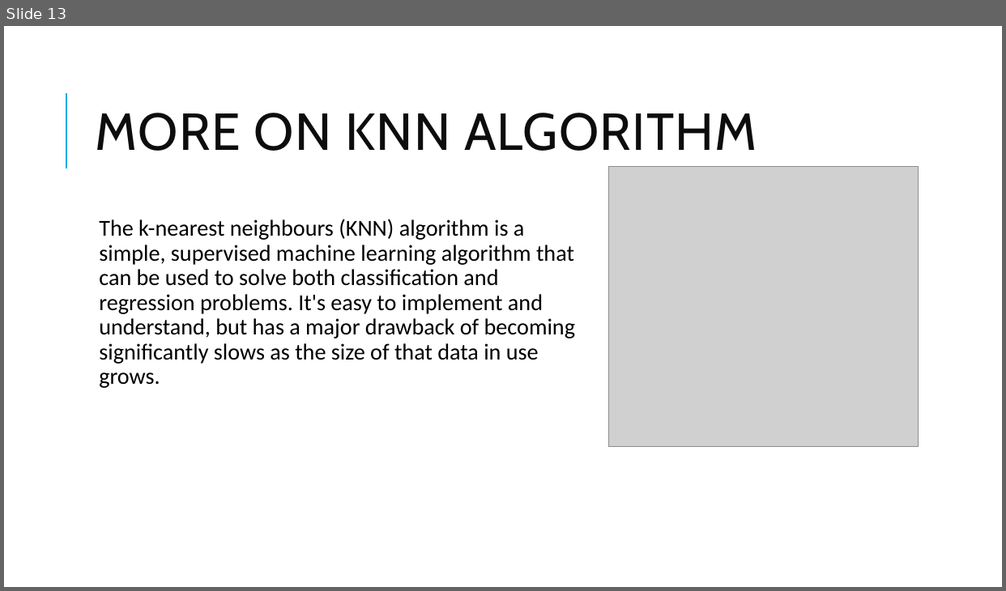
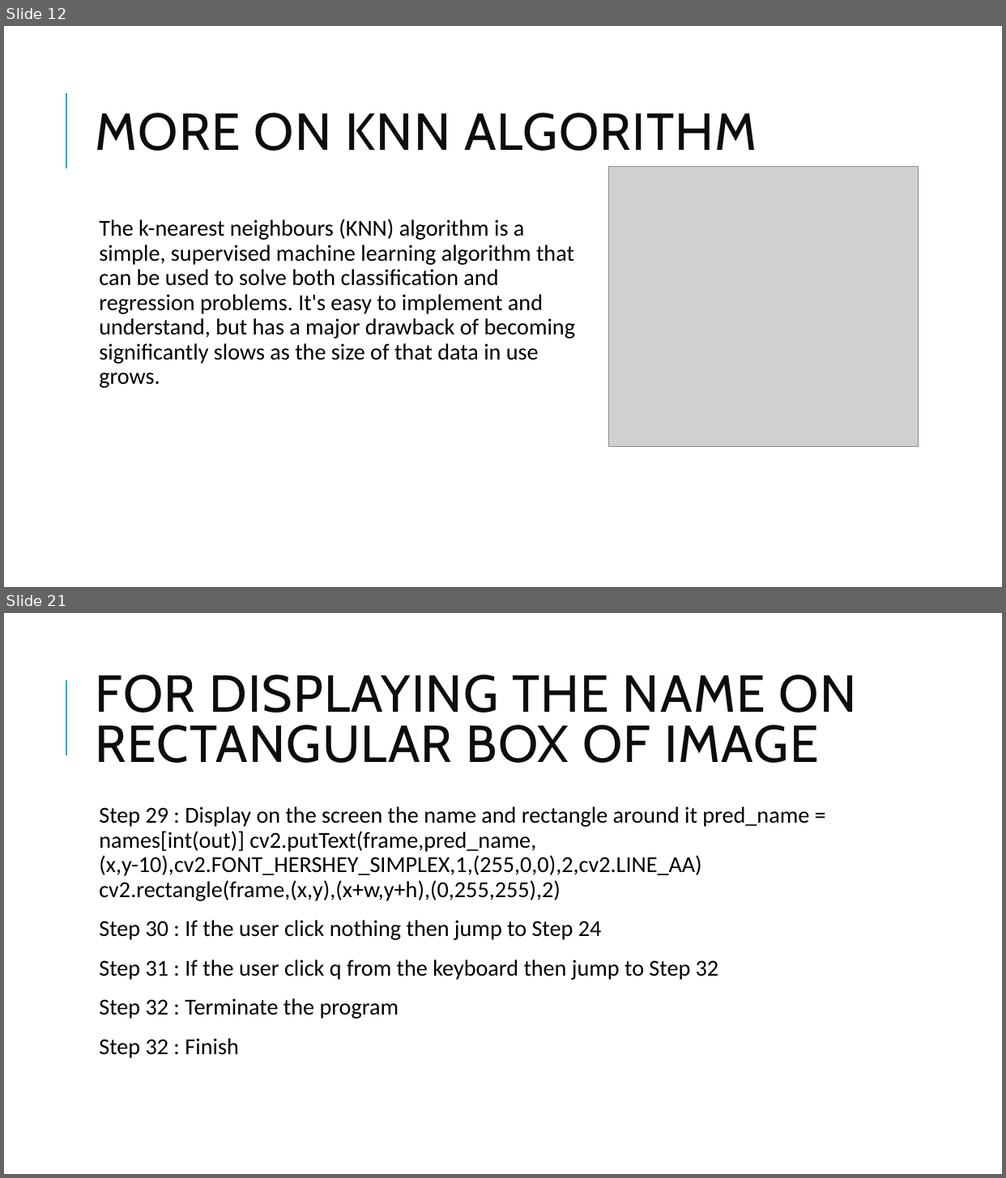
Before and after one commit to adarshdwivedi123/projectchecking, a slide deck: Project Presentation.pptx. Shown one above the other, each under a label of ours: slide 13 before the commit, slides 12 and 21 after it; the slides between them are not shown. The pictures are 1006x591 and 1006x1178 pixels, drawn with LibreOffice and Linux fonts; fonts in the diff are those of the drawing; grey boxes stand for pictures. Boxes give left, top, right and bottom in pixels: in the first picture for what was removed or moved away, otherwise in the second. Text is boxed around its words. In the diff, an @@ line names an element or a change of style, - is before the commit and + after.

```diff
--- a/Project Presentation.pptx
+++ b/Project Presentation.pptx
@@ slide 21 added at [4, 613, 1002, 1174], background #FFFFFF; not listed: 1 template element that a slide beside it also shows @@
@@ title added at [96, 675, 857, 763], 50 pt, text #0D0D0D @@
+FOR DISPLAYING THE NAME ON RECTANGULAR BOX OF IMAGE
@@ text added at [99, 807, 809, 1059], 22 pt, text #000000 @@
+  Step 29 : Display on the screen the name and rectangle around it pred_name = names[int(out)] cv2.putText(frame,pred_name,(x,y-10),cv2.FONT_HERSHEY_SIMPLEX,1,(255,0,0),2,cv2.LINE_AA) cv2.rectangle(frame,(x,y),(x+w,y+h),(0,255,255),2)
+  Step 30 : If the user click nothing then jump to Step 24
+  Step 31 : If the user click q from the keyboard then jump to Step 32
+  Step 32 : Terminate the program
+  Step 32 : Finish
@@ what was slide 13 is now slide 12 @@
```
Also in this commit, not shown: 1 slide changed, 11 other slides added, 1 other file.
